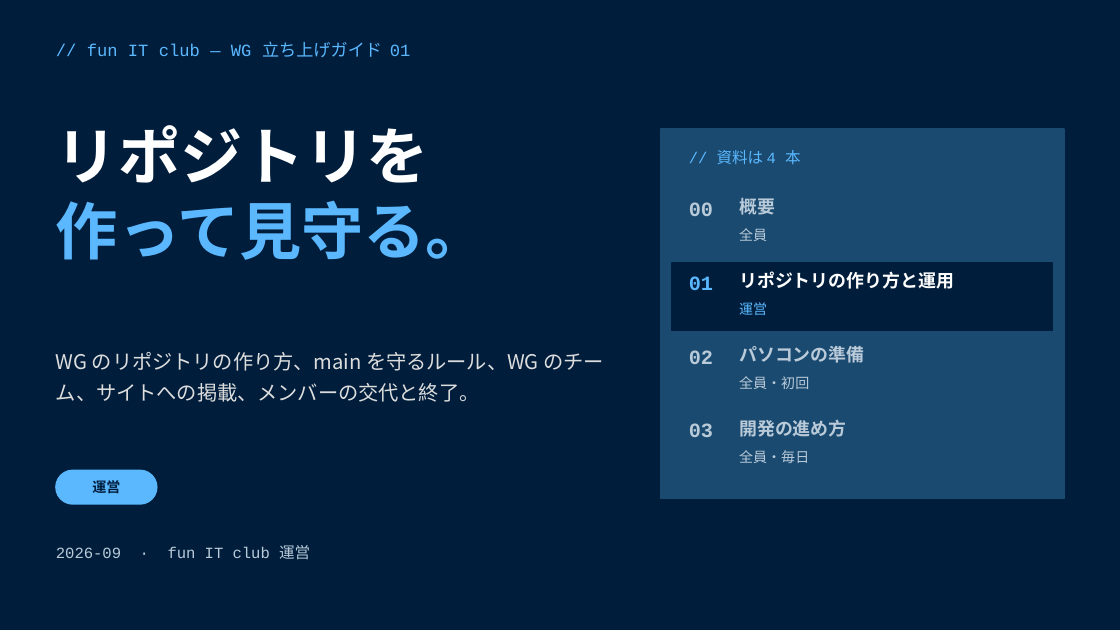
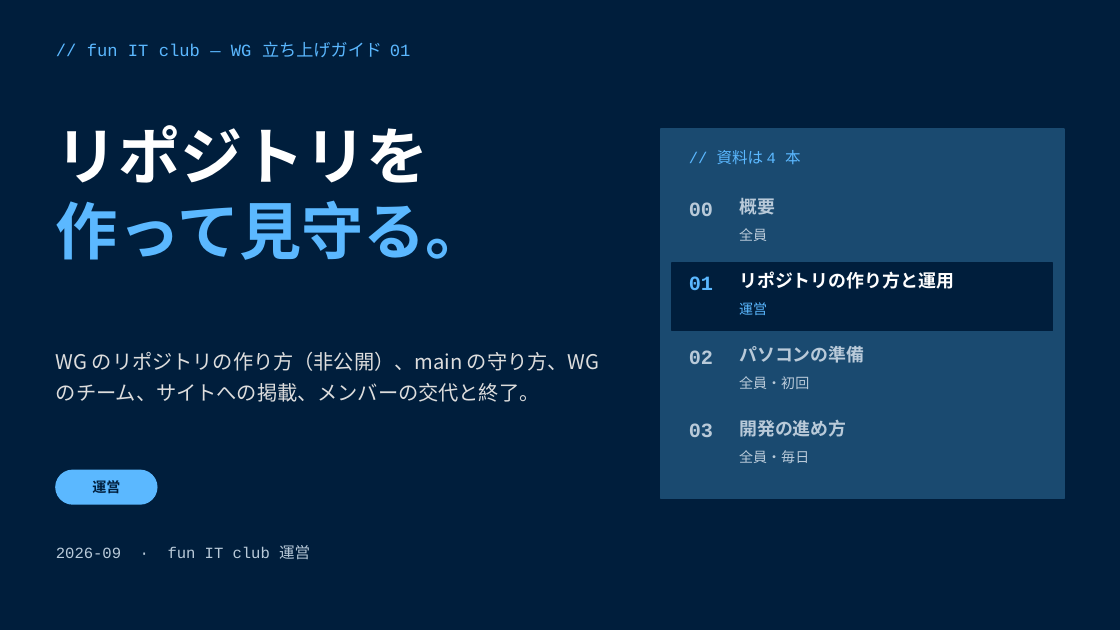
Before and after one commit to funITclub/homepage, a slide deck: slide 1 of docs/WG立ち上げガイド/01_リポジトリの作り方と運用.pptx. Drawn at 1120x630 pixels with LibreOffice and Linux fonts; fonts in the diff are those of the drawing. Boxes give left, top, right and bottom in pixels: in the first picture for what was removed or moved away, otherwise in the second. Text is boxed around its words. In the diff, an @@ line names an element or a change of style, - is before the commit and + after.

```diff
--- a/docs/WG立ち上げガイド/01_リポジトリの作り方と運用.pptx
+++ b/docs/WG立ち上げガイド/01_リポジトリの作り方と運用.pptx
@@ text at <box>56,352,599,402</box>: text changed @@
-WG のリポジトリの作り方、main を守るルール、WG のチーム、サイトへの掲載、メンバーの交代と終了。
+WG のリポジトリの作り方（非公開）、main の守り方、WG のチーム、サイトへの掲載、メンバーの交代と終了。
```
Also in this commit, not shown: 2 other slides changed, 1 slide added, 2 slides removed, 5 other files.
